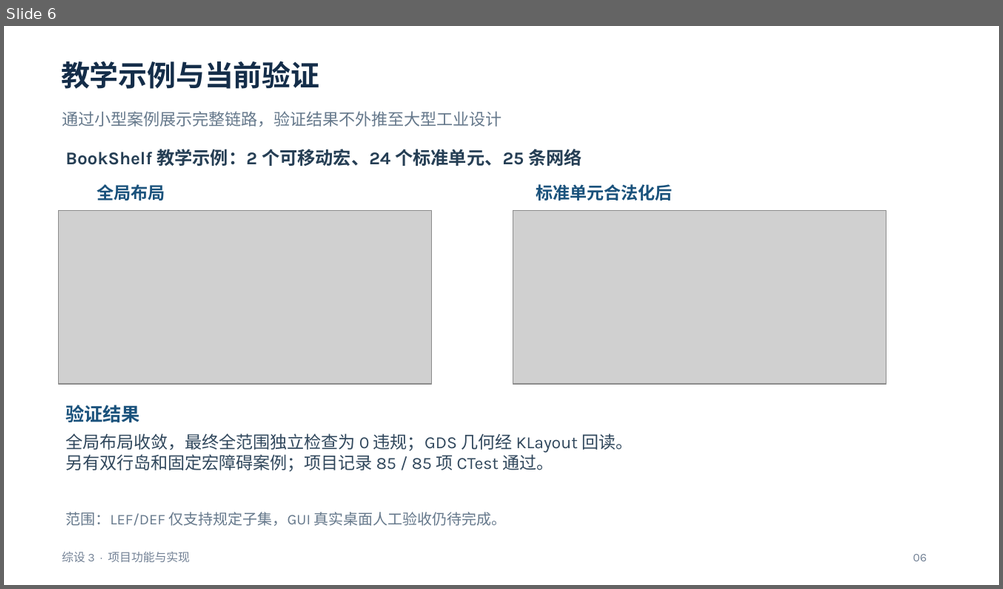
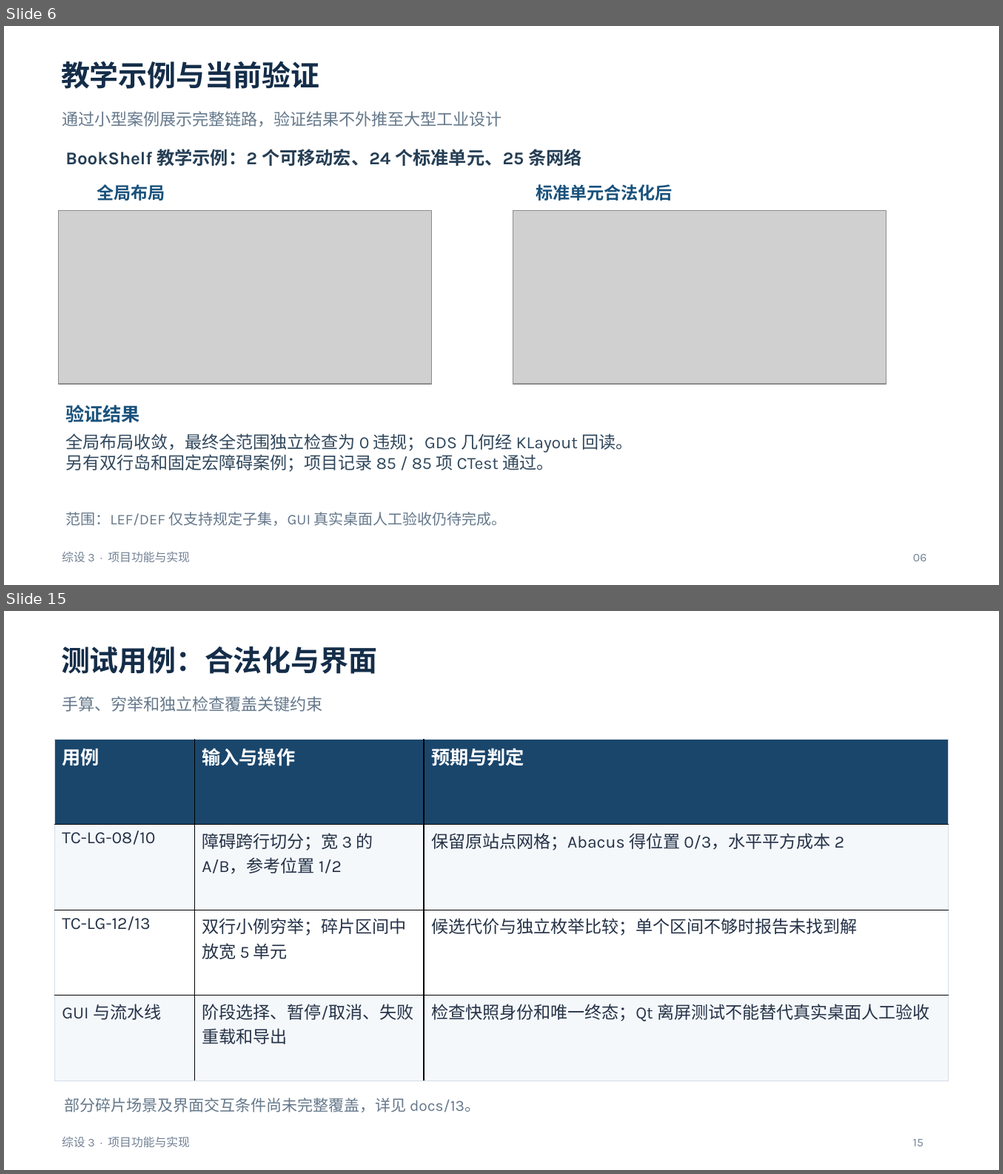
Before and after one commit to kamisato-funeki/ZS-3, a slide deck: docs/综设3-任务5至7汇报.pptx. Shown one above the other, each under a label of ours: slide 6 before the commit, slides 6 and 15 after it; the slides between them are not shown. The pictures are 1003x589 and 1003x1174 pixels, drawn with LibreOffice and Linux fonts; fonts in the diff are those of the drawing; grey boxes stand for pictures. Boxes give left, top, right and bottom in pixels: in the first picture for what was removed or moved away, otherwise in the second. Text is boxed around its words. In the diff, an @@ line names an element or a change of style, - is before the commit and + after.

Commit message:
doc: 补充课程任务与测试算法汇报

```diff
--- a/docs/综设3-任务5至7汇报.pptx
+++ b/docs/综设3-任务5至7汇报.pptx
@@ slide 15 added at (x1=4, y1=611, x2=999, y2=1170), background #FFFFFF @@
@@ text added at (x1=61, y1=647, x2=377, y2=674), 27.8 pt, text #142D49, bold @@
+测试用例：合法化与界面
@@ text added at (x1=62, y1=696, x2=322, y2=712), 15.8 pt, text #65788B @@
+手算、穷举和独立检查覆盖关键约束
@@ table added at (x1=55, y1=739, x2=948, y2=1081), 4 rows, 3 columns @@
+用例 | 输入与操作 | 预期与判定
+TC-LG-08/10 | 障碍跨行切分；宽 3 的 A/B，参考位置 1/2 | 保留原站点网格；Abacus 得位置 0/3，水平平方成本 2
+TC-LG-12/13 | 双行小例穷举；碎片区间中放宽 5 单元 | 候选代价与独立枚举比较；单个区间不够时报告未找到解
+GUI 与流水线 | 阶段选择、暂停/取消、失败重载和导出 | 检查快照身份和唯一终态；Qt 离屏测试不能替代真实桌面人工验收
@@ text added at (x1=64, y1=1098, x2=480, y2=1113), 15 pt, text #65788B @@
+部分碎片场景及界面交互条件尚未完整覆盖，详见 docs/13。
@@ text added at (x1=62, y1=1137, x2=190, y2=1147), 11.2 pt, text #728195 @@
+综设 3 · 项目功能与实现
@@ text added at (x1=913, y1=1139, x2=923, y2=1147), 11.2 pt, text #728195 @@
+15
```
Also in this commit, not shown: 13 other slides added.
